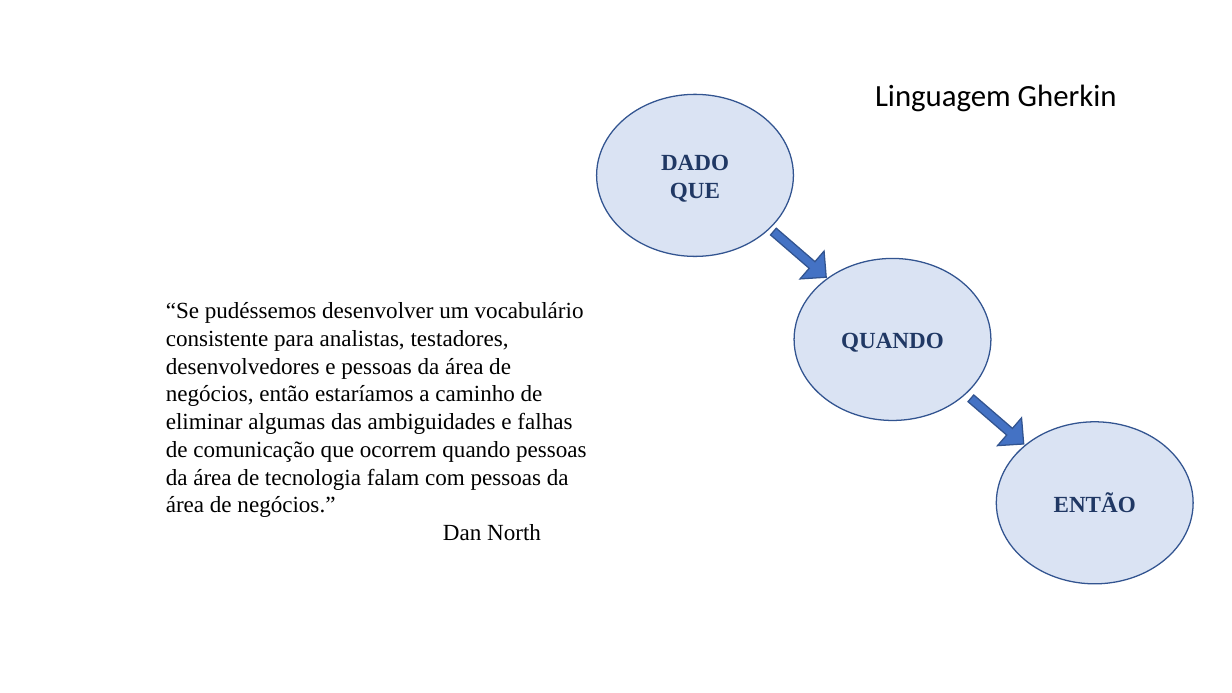
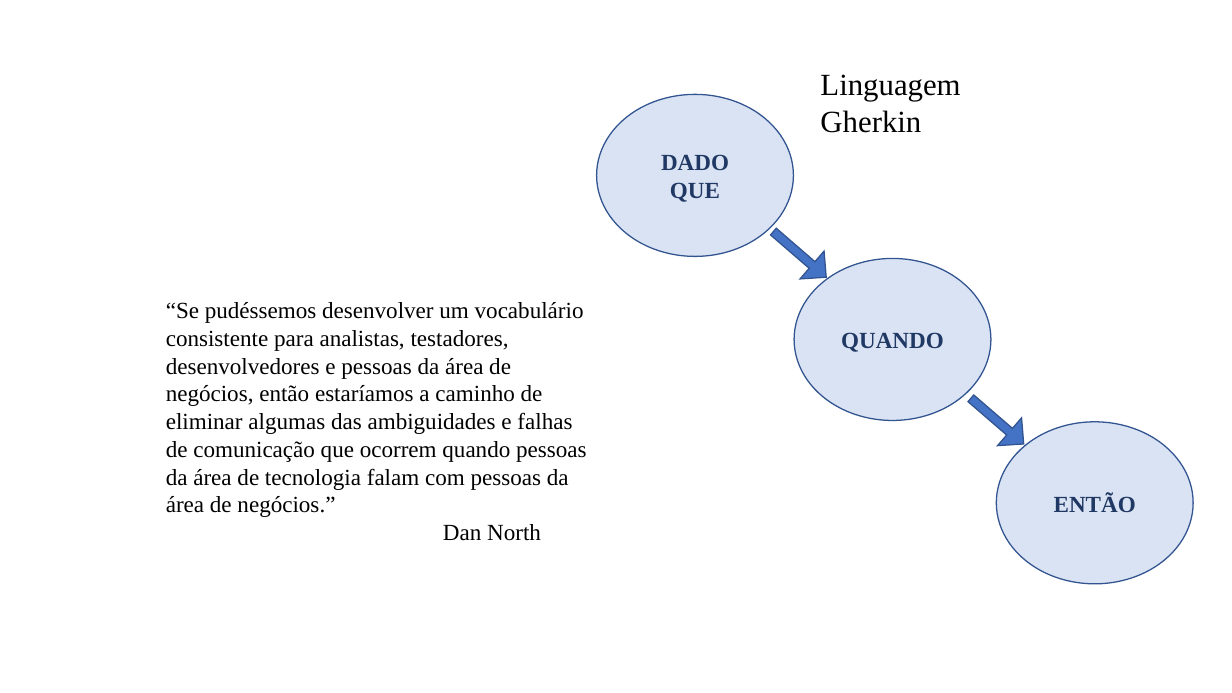
Before and after one commit to feevars/fatec4SEM, a slide deck: slide 5 of 2SEM/IES100 - Engenharia de Software I/BDD - Behavior Driven Development/apresentacao-oficial_BDD.pptx (slide 6 before the commit). Drawn at 1232x693 pixels with LibreOffice and Linux fonts; fonts in the diff are those of the drawing. Boxes give left, top, right and bottom in pixels: in the first picture for what was removed or moved away, otherwise in the second. Text is boxed around its words. In the diff, an @@ line names an element or a change of style, - is before the commit and + after.

```diff
--- a/2SEM/IES100 - Engenharia de Software I/BDD - Behavior Driven Development/apresentacao-oficial_BDD.pptx
+++ b/2SEM/IES100 - Engenharia de Software I/BDD - Behavior Driven Development/apresentacao-oficial_BDD.pptx
@@ text "Linguagem Gherkin": place and size @@
-text "Linguagem Gherkin" at [875, 84, 1117, 112]
+text "Linguagem Gherkin" at [820, 74, 960, 133]
@@ text "Linguagem Gherkin" at [820, 74, 960, 133]: font Calibri to Times New Roman @@
```
Also in this commit, not shown: 5 other slides changed, 1 slide added, 1 slide removed, 2 other files.
